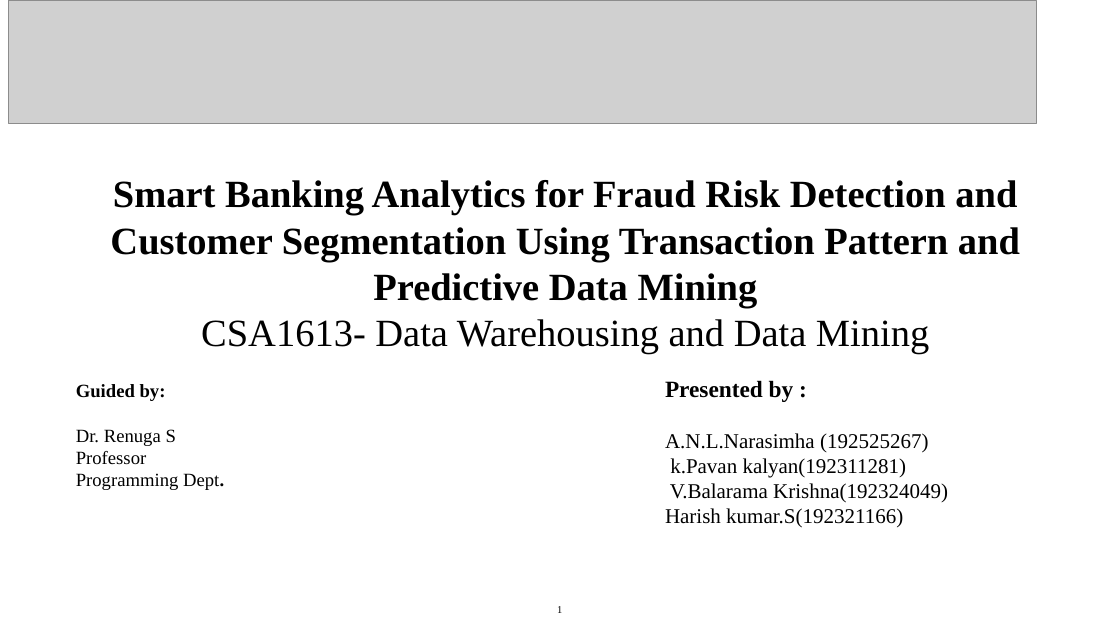
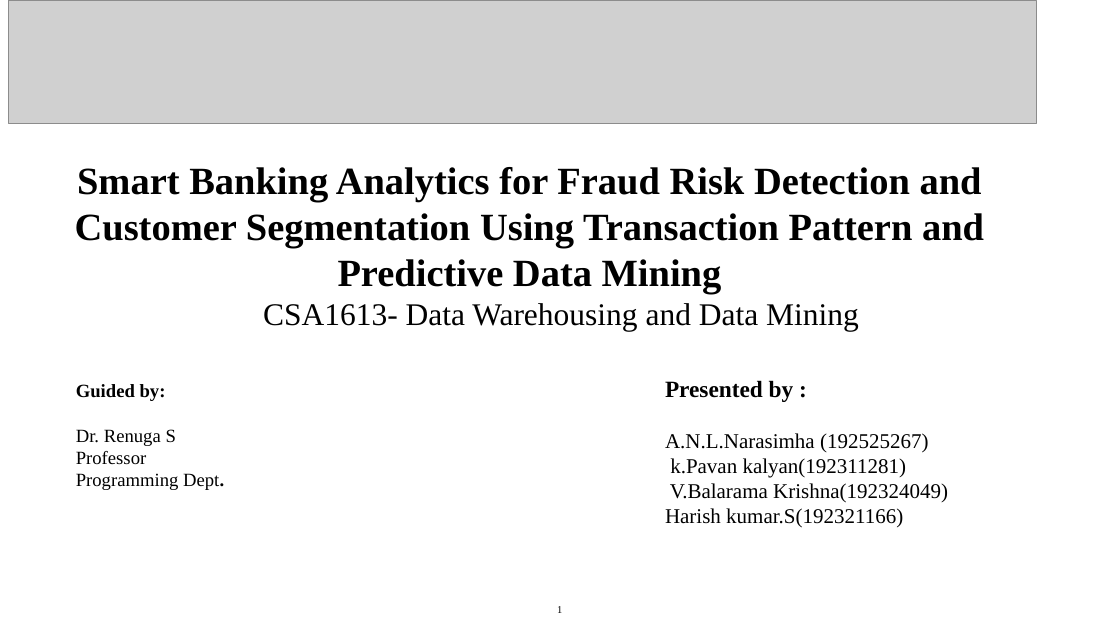
Before and after one commit to BALUV456/CSA1613-DWDM, a slide deck: slide 1 of CAPSTONE/ppt.pptx. Drawn at 1120x630 pixels with LibreOffice and Linux fonts; fonts in the diff are those of the drawing; grey boxes stand for pictures; background and template pictures are left out. Boxes give left, top, right and bottom in pixels: in the first picture for what was removed or moved away, otherwise in the second. Text is boxed around its words. In the diff, an @@ line names an element or a change of style, - is before the commit and + after.

```diff
--- a/CAPSTONE/ppt.pptx
+++ b/CAPSTONE/ppt.pptx
@@ text "Smart Banking Analytics for Fraud ...": place and size @@
-text "Smart Banking Analytics for Fraud ..." at [110, 180, 1020, 354]
+text "Smart Banking Analytics for Fraud ..." at [75, 167, 984, 332]
@@ text at [263, 303, 859, 332]: size 66 to 54 pt in "CSA1613- Data Warehousing and Data Mining" @@
```
Also in this commit, not shown: 1 other slide changed, 1 slide removed.
